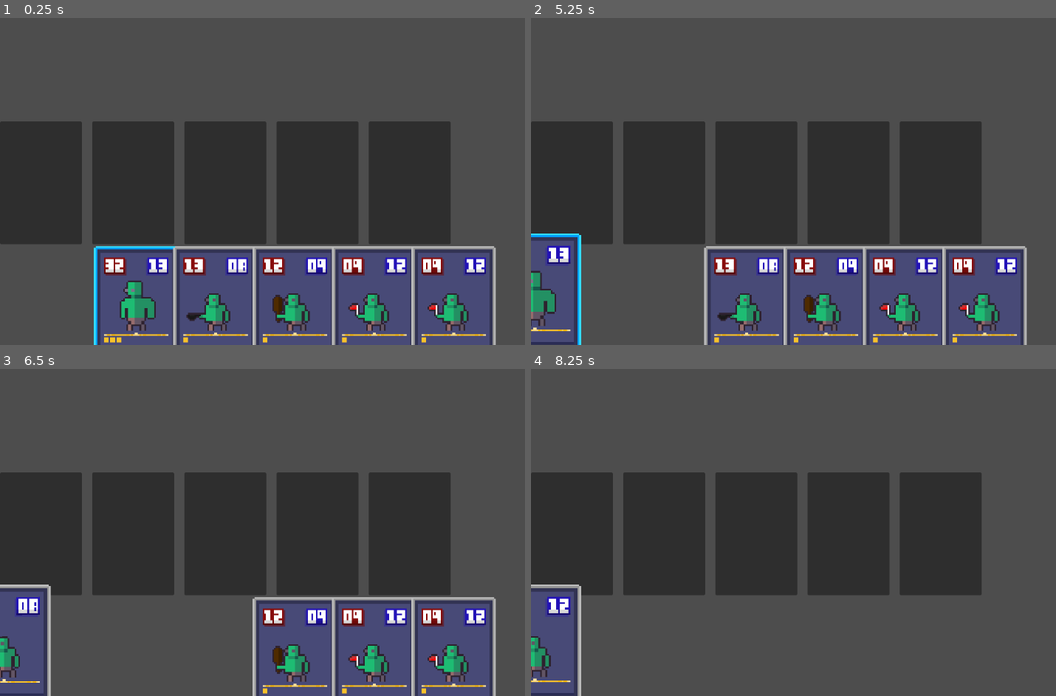
Above: before the commit, frames 1-4 (two rows, left to right).
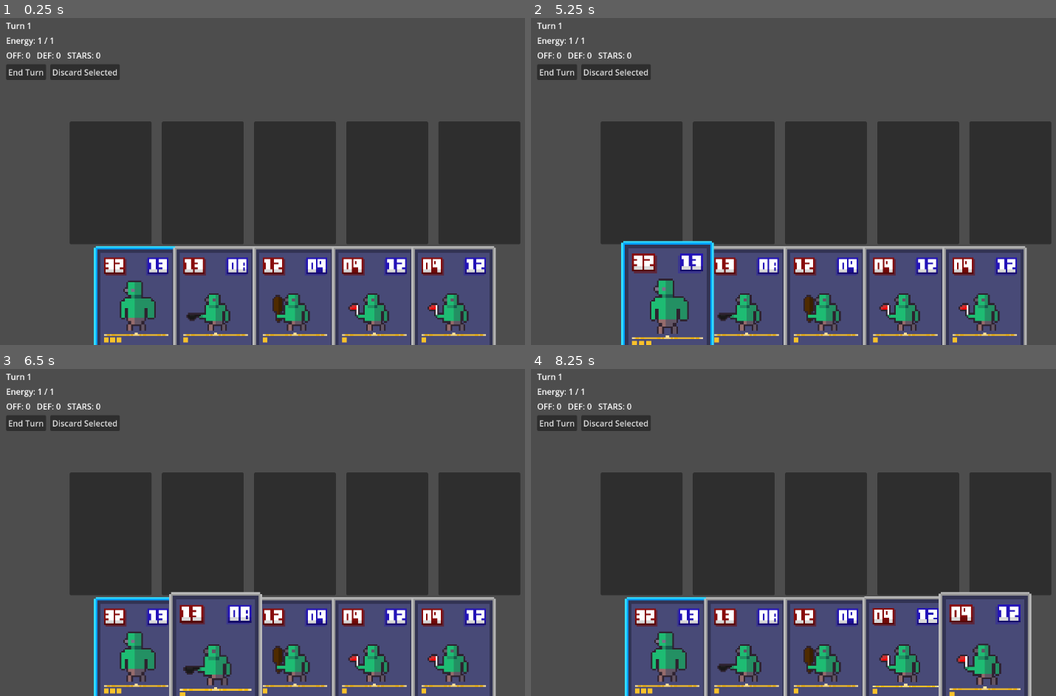
Above: after the commit, the same moments.

Repository: pewdsdamew-tech/goblin-card-game1
Game: Godot game, scene res://scenes/Game.tscn
Two runs of this game, one before a commit and one after it. Both use one fixed random seed, a clock stepped at 60 frames per second and the inputs below.
Inputs (mouse positions are in pixels of both pictures, inside the frame that each line leads up to):
- Up to frame 1 (0.25 s): no input
- Up to frame 2 (5.25 s): click (557, 73) at 0.5 s, where only the run after the commit has a clickable "End Turn"; click (615, 73) at 1.25 s, where only the run after the commit has a clickable "Discard Selected"; click (557, 73) at 2 s, where only the run after the commit has a clickable "End Turn"; click (615, 73) at 2.75 s, where only the run after the commit has a clickable "Discard Selected"; click (557, 73) at 3.5 s, where only the run after the commit has a clickable "End Turn"; click (615, 73) at 4.25 s, where only the run after the commit has a clickable "Discard Selected"; tap Enter at 5 s; move the mouse to (667, 299) at 5.02 s; click (667, 299) at 5.17 s
- Up to frame 3 (6.5 s): tap Space at 5.75 s; move the mouse to (215, 650) at 5.77 s; click (215, 650) at 5.92 s
- Up to frame 4 (8.25 s): tap Enter at 6.5, 8 s; move the mouse to (825, 650) at 6.52 s; click (825, 650) at 6.67 s; tap Space at 7.25 s; move the mouse to (903, 650) at 7.27 s; click (903, 650) at 7.42 s; move the mouse to (982, 650) at 8.02 s; click (982, 650) at 8.17 s

The runs differ from the first frame. In frame 1, 17% of the frame differs, in the area x 0-100%, y 1-70%; in frame 2, 25%; in frame 3, 29%; in frame 4, 43%, in the area x 0-100%, y 1-100%.

Commit message:
Add files via upload

Diff:
--- a/scenes/Game.tscn
+++ b/scenes/Game.tscn
@@ -14,6 +14,42 @@
 
 [node name="CardDatabase" type="Node" parent="."]
 script = ExtResource("2")
+
+[node name="Stats" type="MarginContainer" parent="."]
+layout_mode = 0
+anchors_preset = 1
+offset_left = 12.0
+offset_top = 12.0
+mouse_filter = 0
+z_index = 100
+
+[node name="VBoxContainer" type="VBoxContainer" parent="Stats"]
+layout_mode = 2
+theme_override_constants/separation = 6
+
+[node name="TurnLabel" type="Label" parent="Stats/VBoxContainer"]
+layout_mode = 2
+text = "Turn 1"
+
+[node name="EnergyLabel" type="Label" parent="Stats/VBoxContainer"]
+layout_mode = 2
+text = "Energy: 1 / 1"
+
+[node name="StatsLabel" type="Label" parent="Stats/VBoxContainer"]
+layout_mode = 2
+text = "OFF: 0   DEF: 0   STARS: 0"
+
+[node name="Buttons" type="HBoxContainer" parent="Stats/VBoxContainer"]
+layout_mode = 2
+theme_override_constants/separation = 8
+
+[node name="EndTurnButton" type="Button" parent="Stats/VBoxContainer/Buttons"]
+layout_mode = 2
+text = "End Turn"
+
+[node name="DiscardButton" type="Button" parent="Stats/VBoxContainer/Buttons"]
+layout_mode = 2
+text = "Discard Selected"
 
 [node name="VBoxContainer" type="VBoxContainer" parent="."]
 layout_mode = 0
@@ -48,7 +84,9 @@
 [node name="ActiveSlots" type="HBoxContainer" parent="BottomUI/UIStack"]
 custom_minimum_size = Vector2(0, 240)
 layout_mode = 2
+size_flags_horizontal = 3
 theme_override_constants/separation = 20
+alignment = 1
 
 [node name="Slot1" type="PanelContainer" parent="BottomUI/UIStack/ActiveSlots"]
 custom_minimum_size = Vector2(160, 210)
--- a/scripts/Card.gd
+++ b/scripts/Card.gd
@@ -10,17 +10,17 @@
 
 var tween: Tween
 var is_selected: bool = false
-var base_pos := Vector2.ZERO
 
 signal clicked(card: Control)
 
 
 func _ready() -> void:
 	mouse_filter = Control.MOUSE_FILTER_STOP
-	base_pos = position
+	_update_pivot()
 
 	mouse_entered.connect(_on_enter)
 	mouse_exited.connect(_on_exit)
+	resized.connect(_update_pivot)
 
 
 func set_card_data(d: Dictionary) -> void:
@@ -40,13 +40,9 @@
 func set_selected(v: bool) -> void:
 	is_selected = v
 
-	# Always return to baseline before applying selected lift
-	position = base_pos
-
 	if is_selected:
 		z_index = 60
 		_animate_scale(selected_scale)
-		position.y -= 10
 	else:
 		z_index = 0
 		_animate_scale(base_scale)
@@ -71,6 +67,10 @@
 	_animate_scale(base_scale)
 
 
+func _update_pivot() -> void:
+	pivot_offset = size * 0.5
+
+
 func _animate_scale(target: Vector2) -> void:
 	if tween and tween.is_running():
 		tween.kill()
--- a/scripts/Game.gd
+++ b/scripts/Game.gd
@@ -3,15 +3,28 @@
 @onready var card_db: Node = $CardDatabase
 @onready var hand_panel: Container = $BottomUI/UIStack/HandPanel
 @onready var active_slots: HBoxContainer = $BottomUI/UIStack/ActiveSlots
+@onready var stats_label: Label = $Stats/VBoxContainer/StatsLabel
+@onready var turn_label: Label = $Stats/VBoxContainer/TurnLabel
+@onready var energy_label: Label = $Stats/VBoxContainer/EnergyLabel
+@onready var end_turn_button: Button = $Stats/VBoxContainer/Buttons/EndTurnButton
+@onready var discard_button: Button = $Stats/VBoxContainer/Buttons/DiscardButton
 
 var card_scene: PackedScene = preload("res://scenes/Card.tscn")
 var selected_card: Node = null
+
+var turn_number: int = 1
+var max_energy: int = 1
+var current_energy: int = 1
 
 
 func _ready() -> void:
 	randomize()
 	_connect_slot_clicks()
+	_connect_buttons()
+	_reset_energy_for_turn()
 	_populate_hand()
+	_update_active_stats()
+	_update_energy_ui()
 
 
 func _populate_hand() -> void:
@@ -49,6 +62,13 @@
 		print("Unselected")
 		return
 
+	# If another card is already selected, treat this click as a swap target (if in a slot)
+	if selected_card != null:
+		var slot := _find_slot_for_card(card)
+		if slot:
+			_try_place_selected_into_slot(slot)
+			return
+
 	# Unselect previous
 	_unselect_current()
 
@@ -78,6 +98,12 @@
 			slot.gui_input.connect(func(event): _on_slot_gui_input(slot, event))
 
 
+func _connect_buttons() -> void:
+	if is_instance_valid(end_turn_button):
+		end_turn_button.pressed.connect(_on_end_turn_pressed)
+	if is_instance_valid(discard_button):
+		discard_button.pressed.connect(_on_discard_pressed)
+
 func _on_slot_gui_input(slot: Control, event: InputEvent) -> void:
 	if event is InputEventMouseButton and event.button_index == MOUSE_BUTTON_LEFT and event.pressed:
 		_try_place_selected_into_slot(slot)
@@ -94,23 +120,158 @@
 
 	var content: Node = slot.get_node("Content")
 
-	# If slot already occupied, do nothing (simple version)
+	var selected_parent := selected_card.get_parent()
+	if selected_parent == null:
+		return
+
+	if content.get_child_count() > 0 and content.get_child(0) == selected_card:
+		_reset_card_transform(selected_card)
+		if selected_card.has_method("set_selected"):
+			selected_card.set_selected(false)
+		selected_card = null
+		return
+
+	var selected_index := selected_parent.get_children().find(selected_card)
+	var occupying_card: Node = null
+	var card_data: Dictionary = {}
+	if "card_data" in selected_card:
+		card_data = selected_card.card_data
+	var cost := int(card_data.get("stars", 0))
+
+	var selected_in_board := _is_in_active_slots(selected_card)
 	if content.get_child_count() > 0:
-		return
+		occupying_card = content.get_child(0)
+
+# If placing from hand, check energy
+	if not selected_in_board:
+		if cost > current_energy:
+			print("Not enough energy to play this card.")
+			return
 
 	# Move selected card into slot
-	var old_parent := selected_card.get_parent()
-	if old_parent:
-		old_parent.remove_child(selected_card)
+	selected_parent.remove_child(selected_card)
+
+	if occupying_card:
+		if selected_in_board:
+			# Swap between slots (free)
+			content.remove_child(occupying_card)
+			selected_parent.add_child(occupying_card)
+
+		if selected_parent is Container:
+				(selected_parent as Container).move_child(occupying_card, selected_index)
+
+		_reset_card_transform(occupying_card)
+	else:
+			# Replace with new card from hand; discard old card
+			if is_instance_valid(occupying_card):
+				content.remove_child(occupying_card)
+				occupying_card.queue_free()
 
 	content.add_child(selected_card)
 
+	# Deduct energy only when playing from hand
+	if not selected_in_board:
+		current_energy -= cost
+	_update_energy_ui()
+
 	# Reset transforms so it sits nicely
-	if selected_card is Control:
-		(selected_card as Control).scale = Vector2.ONE
-		(selected_card as Control).position = Vector2.ZERO
+	_reset_card_transform(selected_card)
 
 	# Clear selection state
 	if selected_card.has_method("set_selected"):
 		selected_card.set_selected(false)
 	selected_card = null
+	_update_active_stats()
+
+
+func _reset_card_transform(card: Node) -> void:
+	if card is Control:
+		var ctrl := card as Control
+		ctrl.scale = Vector2.ONE
+		ctrl.position = Vector2.ZERO
+		ctrl.z_index = 0
+
+func _find_slot_for_card(card: Node) -> Control:
+	var current := card.get_parent()
+	while current:
+		if current.get_parent() == active_slots:
+			return current as Control
+		current = current.get_parent()
+	return null
+
+func _is_in_active_slots(card: Node) -> bool:
+	return _find_slot_for_card(card) != null
+
+func _update_active_stats() -> void:
+	var total_off := 0
+	var total_def := 0
+	var total_stars := 0
+
+	for slot in active_slots.get_children():
+		if not (slot is Control):
+			continue
+		var content: Node = slot.get_node_or_null("Content")
+		if content and content.get_child_count() > 0:
+			var card := content.get_child(0)
+			if card is Node and ("card_data" in card):
+				var data: Dictionary = card.card_data
+				total_off += int(data.get("off", 0))
+				total_def += int(data.get("def", 0))
+				total_stars += int(data.get("stars", 0))
+
+	stats_label.text = "OFF: %d   DEF: %d   STARS: %d" % [total_off, total_def, total_stars]
+
+func _update_energy_ui() -> void:
+	turn_label.text = "Turn %d" % turn_number
+	energy_label.text = "Energy: %d / %d" % [current_energy, max_energy]
+
+
+func _reset_energy_for_turn() -> void:
+	max_energy = min(5, turn_number)
+	current_energy = max_energy
+	_update_energy_ui()
+
+
+func _refill_hand_to_max() -> void:
+	while hand_panel.get_child_count() < 5:
+		var card_data: Dictionary
+		if card_db.has_method("get_random_card_weighted"):
+			card_data = card_db.get_random_card_weighted()
+		else:
+			card_data = card_db.get_random_card()
+
+		if card_data.is_empty():
+			return
+
+		var card_instance = card_scene.instantiate()
+		hand_panel.add_child(card_instance)
+
+		if card_instance.has_method("set_card_data"):
+			card_instance.set_card_data(card_data)
+
+		if card_instance.has_signal("clicked"):
+			card_instance.clicked.connect(_on_card_clicked)
+
+
+func _on_end_turn_pressed() -> void:
+	_unselect_current()
+	turn_number += 1
+	_reset_energy_for_turn()
+	_refill_hand_to_max()
+	_update_active_stats()
+
+
+func _on_discard_pressed() -> void:
+	if selected_card == null:
+		return
+
+	if not _is_in_active_slots(selected_card):
+		return
+
+	var parent := selected_card.get_parent()
+	if parent:
+		parent.remove_child(selected_card)
+
+	selected_card.queue_free()
+	selected_card = null
+	_update_active_stats()
